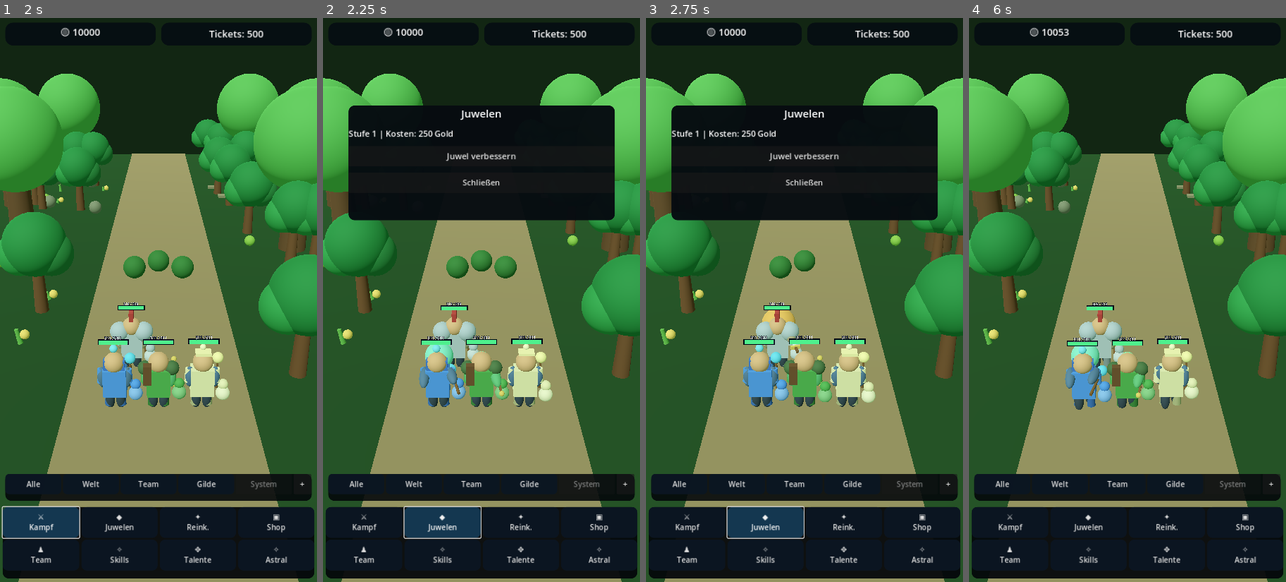
Above: before the commit, frames 1-4 (left to right).
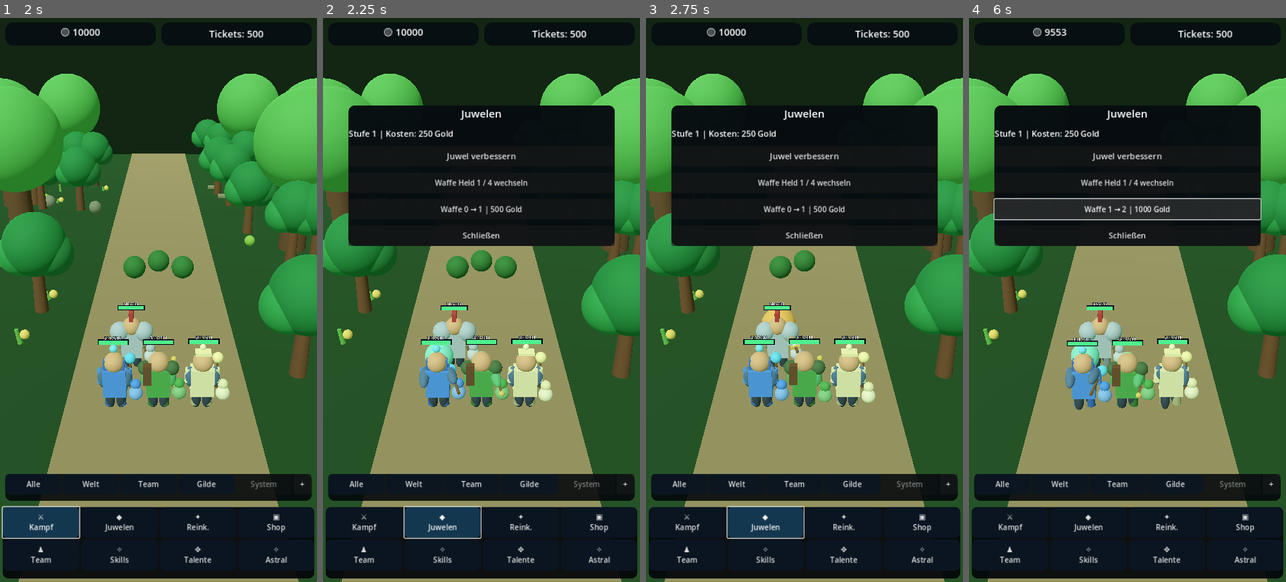
Above: after the commit, the same moments.

Repository: xynewageyx/TitanLegend
Game: Godot game, scene res://scenes/main.tscn
The game is run twice, just before and just after one commit, with the same random seed, the same clock (stepped at 60 frames per second) and the same inputs.
Inputs (mouse positions are in pixels of both pictures, inside the frame that each line leads up to):
- Up to frame 1 (2 s): click "System" at 0.5 s; click "⚔ Kampf" at 1.25 s
- Up to frame 2 (2.25 s): click "◆ Juwelen" at 2 s
- Up to frame 3 (2.75 s): no input
- Up to frame 4 (6 s): click (1127, 181) at 2.75 s, where only the run after the commit has a clickable "Waffe Held 1 / 4 wechseln"; click (1127, 181) at 3.5 s, where only the run after the commit has a clickable "Waffe Held 2 / 4 wechseln"; click (1127, 181) at 4.25 s, where only the run after the commit has a clickable "Waffe Held 3 / 4 wechseln"; click (1127, 181) at 5 s, where only the run after the commit has a clickable "Waffe Held 4 / 4 wechseln"; click (1127, 209) at 5.75 s, where only the run after the commit has a clickable "Waffe 0 → 1 | 500 Gold"

Frame 1 is identical in both runs. In frame 2, 4.3% of the frame differs, in the area x 8-92%, y 28-41%; in frame 3, 4.3%; in frame 4, 21%, in the area x 7-93%, y 1-41%.

Commit message:
Expose per-hero weapon upgrade controls in Android-friendly jewel panel

Diff:
--- a/scripts/ui_manager.gd
+++ b/scripts/ui_manager.gd
@@ -28,6 +28,9 @@
 var action_detail: Label
 var action_button: Button
 var astral_shop_button: Button
+var weapon_hero_slot: int = 0
+var weapon_upgrade_button: Button
+var weapon_hero_button: Button
 var skin_shop_menu: Control
 
 func _ready() -> void:
@@ -42,6 +45,7 @@
  GameManager.tickets_changed.connect(_refresh)
  GameManager.reincarnation_performed.connect(_refresh)
  GameManager.jewel_upgraded.connect(_refresh)
+ GameManager.equipment_upgraded.connect(_on_equipment_upgraded)
  if battle_manager != null:
   battle_manager.battle_status_changed.connect(_on_battle_update)
  _append("System", "Willkommen bei Titan Legends!")
@@ -247,6 +251,8 @@
  action_detail.autowrap_mode = TextServer.AUTOWRAP_WORD_SMART
  modal.add_child(action_detail)
  action_button = _make_button("Ausführen", modal, _on_action_pressed, 19)
+ weapon_hero_button = _make_button("Held wechseln", modal, _next_weapon_hero, 17)
+ weapon_upgrade_button = _make_button("Waffe verbessern", modal, _upgrade_current_weapon, 17)
  astral_shop_button = _make_button("Astralshop: 30 Marken → 10 Tickets", modal, _buy_astral_reward, 17)
  astral_shop_button.hide()
  _make_button("Schließen", modal, func(): action_panel.hide(), 18)
@@ -373,6 +379,14 @@
    boss_hp.value = 100.0 * float(battle_manager.enemy_hp) / float(maxi(1, battle_manager.enemy_max_hp))
  action_button.disabled = false
  astral_shop_button.visible = current_tab == "astral"
+ weapon_hero_button.visible = current_tab == "jewels"
+ weapon_upgrade_button.visible = current_tab == "jewels"
+ if current_tab == "jewels":
+  weapon_hero_button.text = "Waffe Held %d / 4 wechseln" % (weapon_hero_slot + 1)
+  var weapon_level: int = GameManager.weapon_levels[weapon_hero_slot]
+  var weapon_cost: int = GameManager.weapon_upgrade_cost(weapon_hero_slot)
+  weapon_upgrade_button.text = "Waffe %d → %d | %d Gold" % [weapon_level, weapon_level + 1, weapon_cost] if weapon_cost > 0 else "Waffe MAX"
+  weapon_upgrade_button.disabled = weapon_cost <= 0 or GameManager.current_gold < weapon_cost
  if current_tab == "astral" and battle_manager != null:
   astral_shop_button.disabled = battle_manager.astral_marks < 30
  match current_tab:
@@ -396,6 +410,18 @@
    action_button.text = "Werbung nicht verfügbar"
    action_button.disabled = true
 
+func _next_weapon_hero() -> void:
+ weapon_hero_slot = (weapon_hero_slot + 1) % 4
+ _refresh()
+
+func _upgrade_current_weapon() -> void:
+ if GameManager.upgrade_weapon(weapon_hero_slot):
+  _append("System", "Waffe Held %d verbessert" % (weapon_hero_slot + 1))
+ _refresh()
+
+func _on_equipment_upgraded(_slot: int, _level: int) -> void:
+ _refresh()
+
 func _on_action_pressed() -> void:
  match current_tab:
   "jewels": GameManager.upgrade_jewel()
